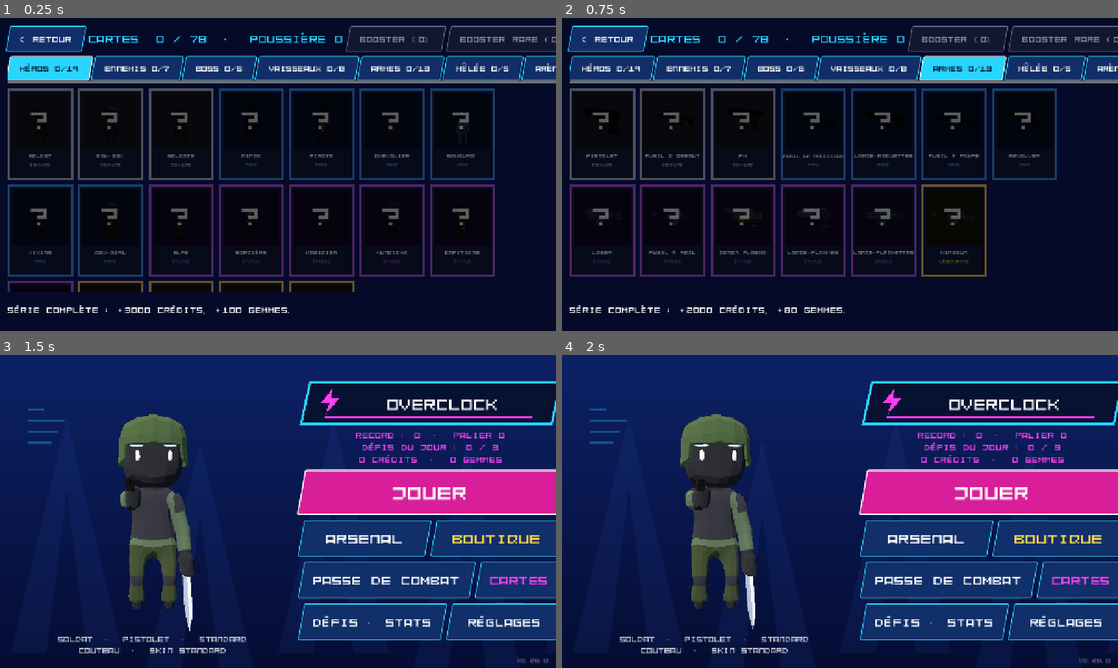
Above: before the commit, frames 1-4 (two rows, left to right).
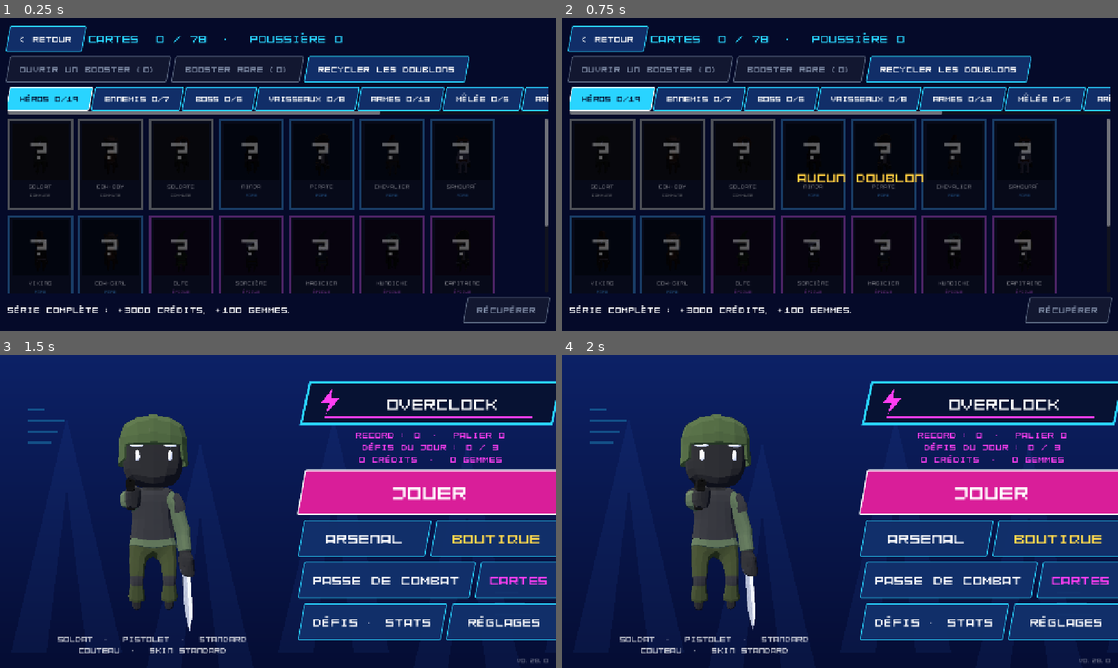
Above: after the commit, the same moments.

Repository: mariusortiz/overclock
Game: Godot game, scene res://scenes/cards.tscn
Two runs of this game, one before a commit and one after it. Both use one fixed random seed, a clock stepped at 60 frames per second and the inputs below. This scene is started directly instead of the project's main scene.
Inputs (mouse positions are in pixels of both pictures, inside the frame that each line leads up to):
- Up to frame 1 (0.25 s): no input
- Up to frame 2 (0.75 s): click (951, 68) at 0.5 s, where only the run after the commit has a clickable "RECYCLER LES DOUBLONS"
- Up to frame 3 (1.5 s): click "< RETOUR" at 1.25 s
- Up to frame 4 (2 s): no input

The runs differ from the first frame. In frame 1, 25% of the frame differs, in the area x 1-100%, y 2-98%; in frame 2, 28%; in frame 3, nothing differs; in frame 4, nothing differs.

Commit message:
Cards: album buttons on their own row; "new" right when a booster holds two copies
Co-Authored-By: Claude Opus 5.5 <noreply@anthropic.com>
Claude-Session: https://claude.ai/code/session_01TMrhLU8C9hMQ3DU14F1G1z

Diff:
--- a/scripts/card_album.gd
+++ b/scripts/card_album.gd
@@ -11,6 +11,7 @@
 
 var _series := 0
 var _top := HBoxContainer.new()
+var _actions := HBoxContainer.new()
 var _tabs := HBoxContainer.new()
 var _grid := GridContainer.new()
 var _footer := HBoxContainer.new()
@@ -33,6 +34,8 @@
 	margin.add_child(box)
 	_top.add_theme_constant_override("separation", 10)
 	box.add_child(_top)
+	_actions.add_theme_constant_override("separation", 10)
+	box.add_child(_actions)
 	var tab_scroll := ScrollContainer.new()
 	tab_scroll.vertical_scroll_mode = ScrollContainer.SCROLL_MODE_DISABLED
 	tab_scroll.custom_minimum_size.y = 62
@@ -77,7 +80,7 @@
 
 
 func _refresh() -> void:
-	for container: Node in [_top, _tabs, _grid, _footer]:
+	for container: Node in [_top, _actions, _tabs, _grid, _footer]:
 		for child in container.get_children():
 			child.queue_free()
 	_button(_top, "< RETOUR", func() -> void: get_tree().change_scene_to_file.call_deferred(MENU_SCENE))
@@ -89,11 +92,11 @@
 	title.vertical_alignment = VERTICAL_ALIGNMENT_CENTER
 	_top.add_child(title)
 	var pending := Cards.boosters()
-	var open_standard := _button(_top, "BOOSTER (%d)" % pending.get("standard", 0), _open.bind("standard"), CYAN)
+	var open_standard := _button(_actions, "OUVRIR UN BOOSTER (%d)" % pending.get("standard", 0), _open.bind("standard"), CYAN)
 	open_standard.disabled = pending.get("standard", 0) <= 0
-	var open_rare := _button(_top, "BOOSTER RARE (%d)" % pending.get("rare", 0), _open.bind("rare"), GOLD)
+	var open_rare := _button(_actions, "BOOSTER RARE (%d)" % pending.get("rare", 0), _open.bind("rare"), GOLD)
 	open_rare.disabled = pending.get("rare", 0) <= 0
-	_button(_top, "RECYCLER LES DOUBLONS", _recycle)
+	_button(_actions, "RECYCLER LES DOUBLONS", _recycle)
 
 	for index in Cards.SERIES.size():
 		var series: String = Cards.SERIES[index][0]
@@ -228,9 +231,13 @@
 	var done := _button(box, "CONTINUER", _close_overlay)
 	done.size_flags_horizontal = Control.SIZE_SHRINK_CENTER
 	done.custom_minimum_size.x = 300
+	var seen := {}
 	for card: Dictionary in drawn:
-		# "New" when this is the only copy: it was not there before.
-		var is_new := Cards.count(card.id) == 1
+		# "New" for the first copy of a card the player did not have before
+		# this booster.
+		var in_booster := drawn.filter(func(other: Dictionary) -> bool: return other.id == card.id).size()
+		var is_new: bool = Cards.count(card.id) == in_booster and not seen.has(card.id)
+		seen[card.id] = true
 		var holder := Control.new()
 		holder.custom_minimum_size = Vector2(200, 280)
 		row.add_child(holder)
@@ -278,7 +285,7 @@
 		badge.add_theme_color_override("font_color", MAGENTA)
 		badge.add_theme_color_override("font_outline_color", Color.BLACK)
 		badge.add_theme_constant_override("outline_size", 8)
-		badge.position = Vector2(40, -34)
+		badge.position = Vector2(16, 12)
 		holder.add_child(badge)
 
 
